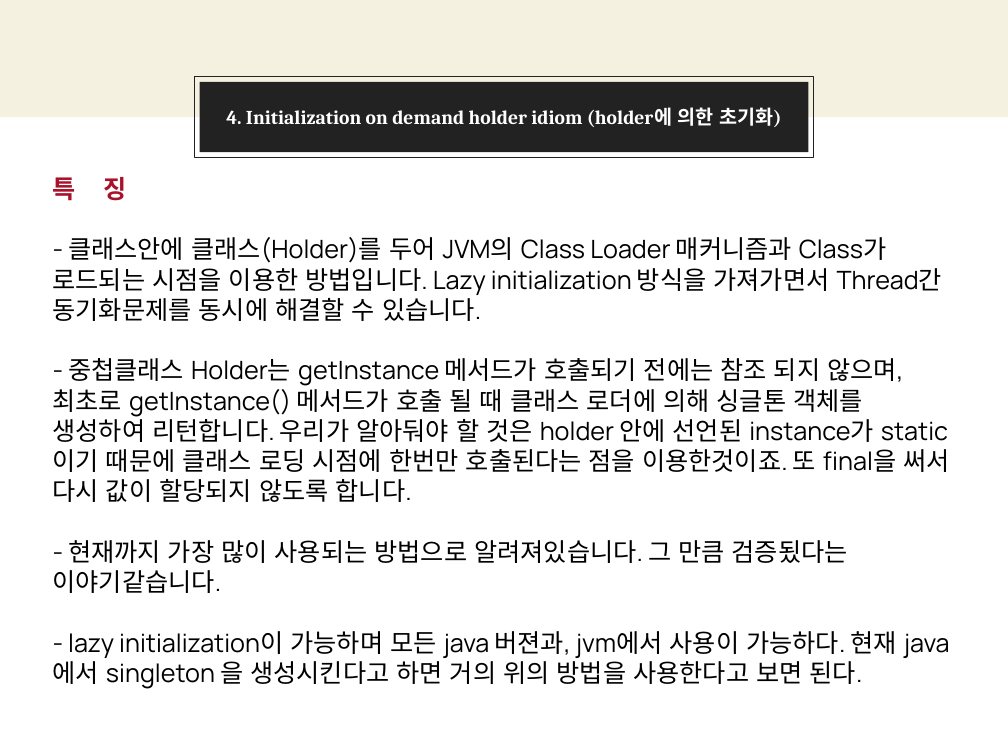
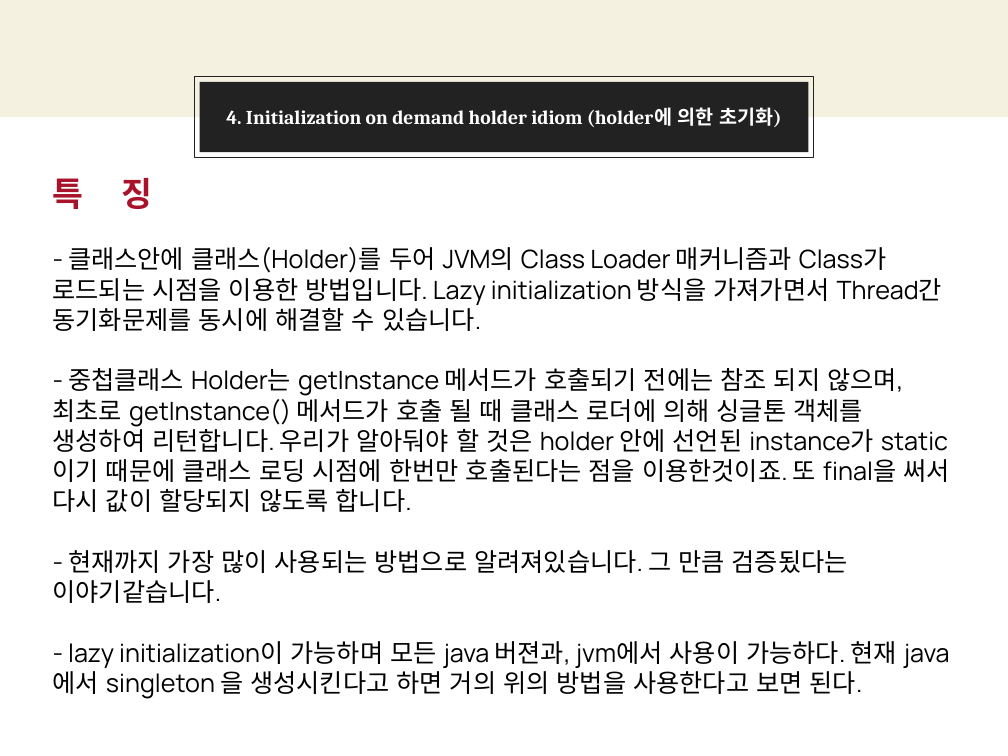
Before and after one commit to RealWarm/Common_Document, a slide deck: slide 10 of OJT/과제_팀장님_디자인패턴/싱글톤_고도화_정훈.pptx. Drawn at 1008x756 pixels with LibreOffice and Linux fonts; fonts in the diff are those of the drawing. Boxes give left, top, right and bottom in pixels: in the first picture for what was removed or moved away, otherwise in the second. Text is boxed around its words. In the diff, an @@ line names an element or a change of style, - is before the commit and + after.

```diff
--- a/OJT/과제_팀장님_디자인패턴/싱글톤_고도화_정훈.pptx
+++ b/OJT/과제_팀장님_디자인패턴/싱글톤_고도화_정훈.pptx
@@ text at bbox=[53, 178, 152, 209]: size 18 to 24 pt in "특 징" @@
```
Also in this commit, not shown: 2 other slides changed, 9 other files.
